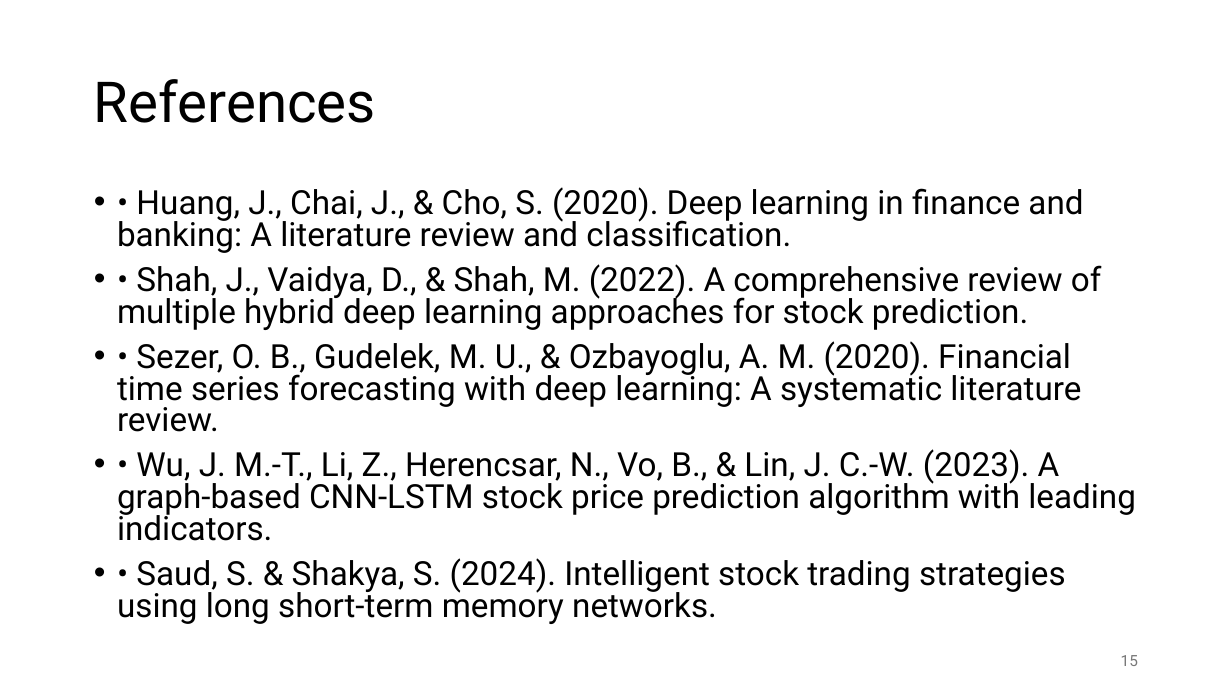
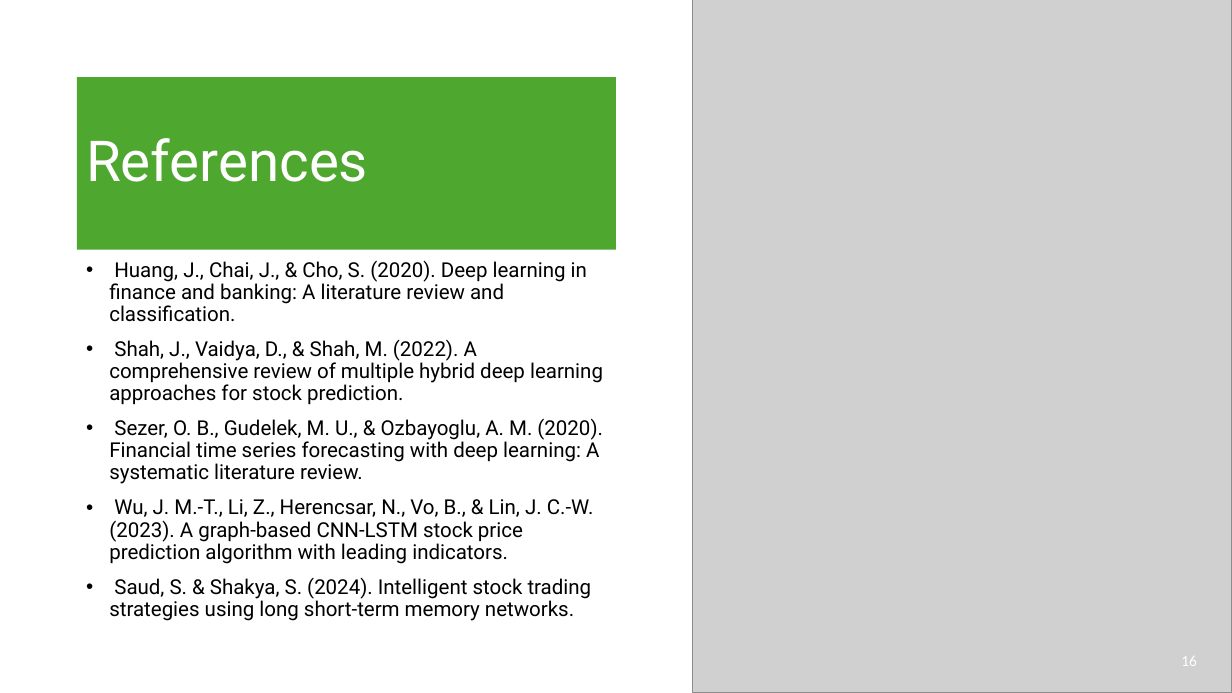
Before and after one commit to BiniamD/Class, a slide deck: slide 16 of SPRING -2025/ADTA 5900 - Advanced Data Analytics Capstone/Deep_Learning_Trading_Signal_Generation.pptx (slide 15 before the commit). Drawn at 1232x693 pixels with LibreOffice and Linux fonts; fonts in the diff are those of the drawing; grey boxes stand for pictures. Boxes give left, top, right and bottom in pixels: in the first picture for what was removed or moved away, otherwise in the second. Text is boxed around its words. In the diff, an @@ line names an element or a change of style, - is before the commit and + after.

```diff
--- a/SPRING -2025/ADTA 5900 - Advanced Data Analytics Capstone/Deep_Learning_Trading_Signal_Generation.pptx
+++ b/SPRING -2025/ADTA 5900 - Advanced Data Analytics Capstone/Deep_Learning_Trading_Signal_Generation.pptx
@@ picture added at <box>693,0,1232,693</box> @@
@@ title "References": place and size @@
-title "References" at <box>94,79,376,123</box>
+title "References" at <box>77,77,616,250</box>
@@ title "References" at <box>77,77,616,250</box>: text colour #000000 to #FFFFFF; fill none to #4EA72E @@
@@ text "Huang, J., Chai, J., & ..." at <box>109,260,603,621</box>: vertical alignment top to middle @@
@@ text at <box>109,260,603,621</box>: text changed; size 25.9 to 16 pt @@
-• • Huang, J., Chai, J., & Cho, S. (2020). Deep learning in finance and banking: A literature review and classification.
-• • Shah, J., Vaidya, D., & Shah, M. (2022). A comprehensive review of multiple hybrid deep learning approaches for stock prediction.
-• • Sezer, O. B., Gudelek, M. U., & Ozbayoglu, A. M. (2020). Financial time series forecasting with deep learning: A systematic literature review.
-• • Wu, J. M.-T., Li, Z., Herencsar, N., Vo, B., & Lin, J. C.-W. (2023). A graph-based CNN-LSTM stock price prediction algorithm with leading indicators.
-• • Saud, S. & Shakya, S. (2024). Intelligent stock trading strategies using long short-term memory networks.
+• Huang, J., Chai, J., & Cho, S. (2020). Deep learning in finance and banking: A literature review and classification.
+• Shah, J., Vaidya, D., & Shah, M. (2022). A comprehensive review of multiple hybrid deep learning approaches for stock prediction.
+• Sezer, O. B., Gudelek, M. U., & Ozbayoglu, A. M. (2020). Financial time series forecasting with deep learning: A systematic literature review.
+• Wu, J. M.-T., Li, Z., Herencsar, N., Vo, B., & Lin, J. C.-W. (2023). A graph-based CNN-LSTM stock price prediction algorithm with leading indicators.
+• Saud, S. & Shakya, S. (2024). Intelligent stock trading strategies using long short-term memory networks.
@@ page number at <box>1181,656,1197,666</box>: text changed; font Roboto to Calibri; text colour #797979 to #FFFFFF @@
-15
+16
```
Also in this commit, not shown: 16 other slides changed, 1 slide added, 1 other file.
